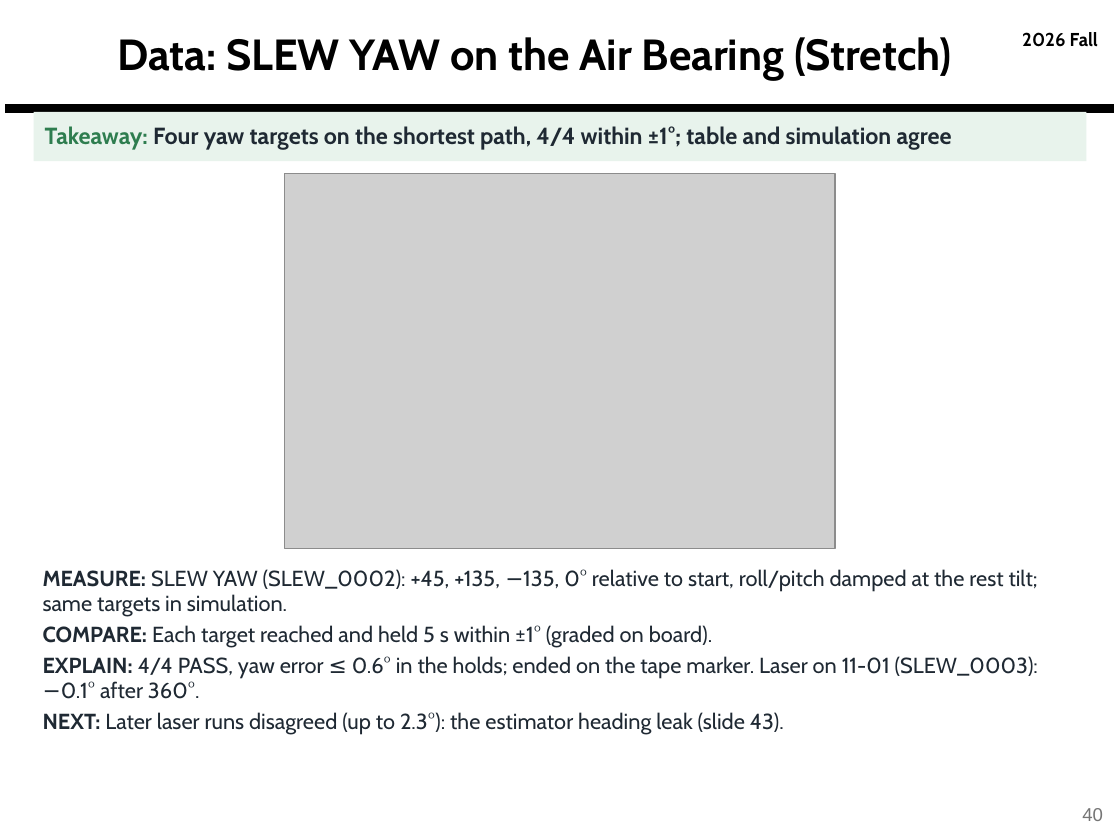
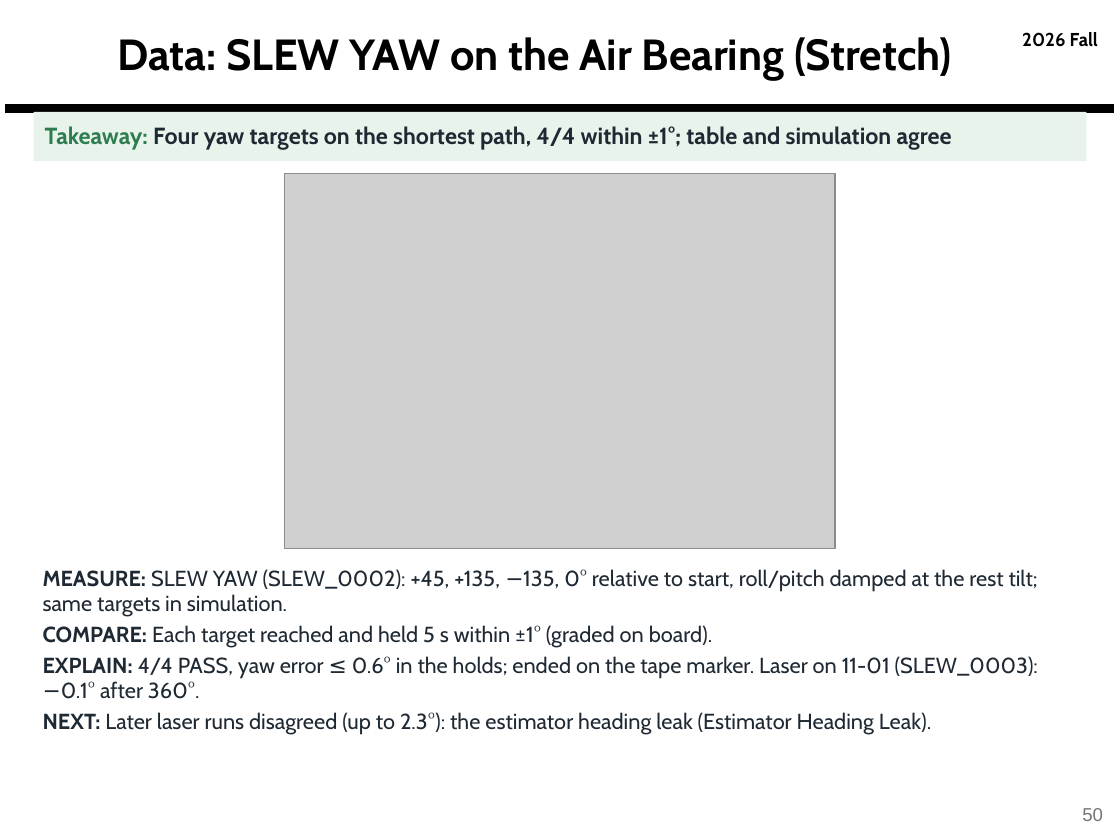
Before and after one commit to derek-weissinger-usafa/Astro-331-Lab-8, a slide deck: slide 50 of Reports/Astro 331 Lab 8_2_3 Body Final Pres.pptx (slide 40 before the commit). Drawn at 1120x840 pixels with LibreOffice and Linux fonts; fonts in the diff are those of the drawing; grey boxes stand for pictures; background and template pictures are left out. Boxes give left, top, right and bottom in pixels: in the first picture for what was removed or moved away, otherwise in the second. Text is boxed around its words. In the diff, an @@ line names an element or a change of style, - is before the commit and + after.

```diff
--- a/Reports/Astro 331 Lab 8_2_3 Body Final Pres.pptx
+++ b/Reports/Astro 331 Lab 8_2_3 Body Final Pres.pptx
@@ text at [43,712,931,734]: text changed @@
-NEXT: Later laser runs disagreed (up to 2.3°): the estimator heading leak (slide 43).
+NEXT: Later laser runs disagreed (up to 2.3°): the estimator heading leak (Estimator Heading Leak).
@@ page number at [1082,808,1103,821]: text changed @@
-40
+50
```
Also in this commit, not shown: 13 other slides changed, 2 slides added, 1 other file.
